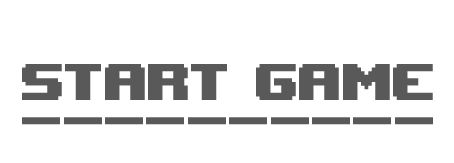
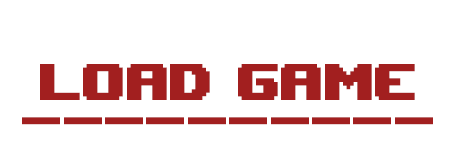
Layered file, before and after one edit (454x163). Changes by layer:
painted on "----------" over [22, 117, 433, 125]
renamed "START GAME" to "load GAME", painted on it over [22, 64, 433, 100]
